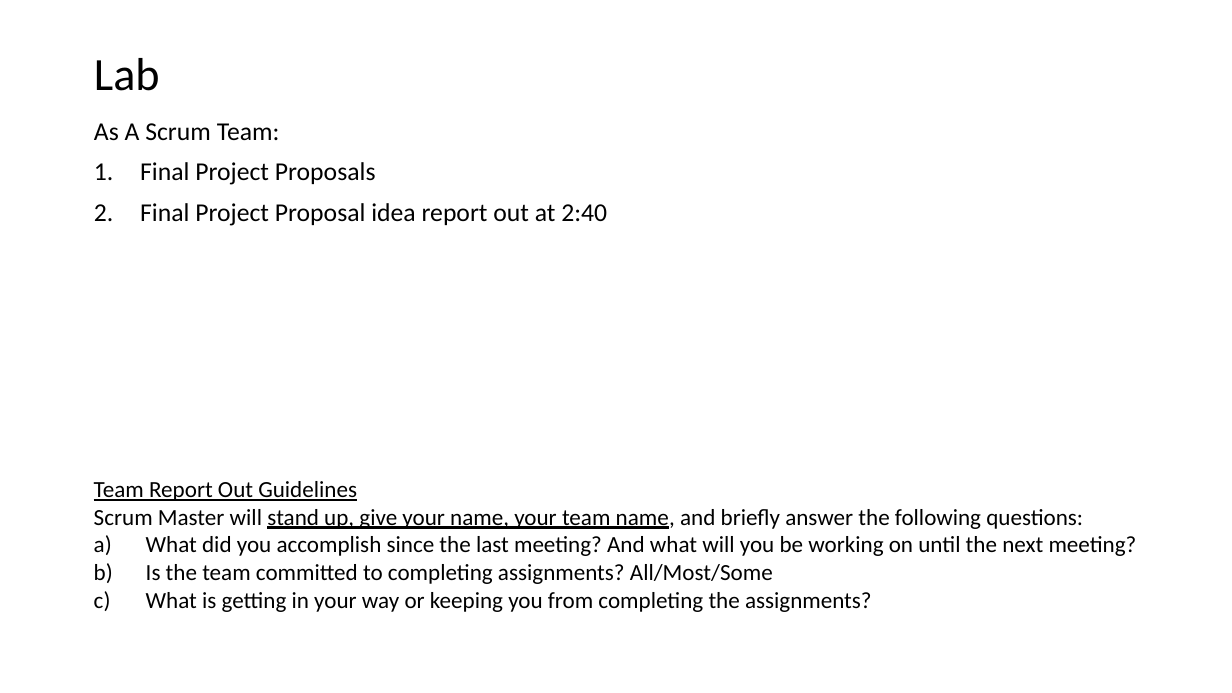
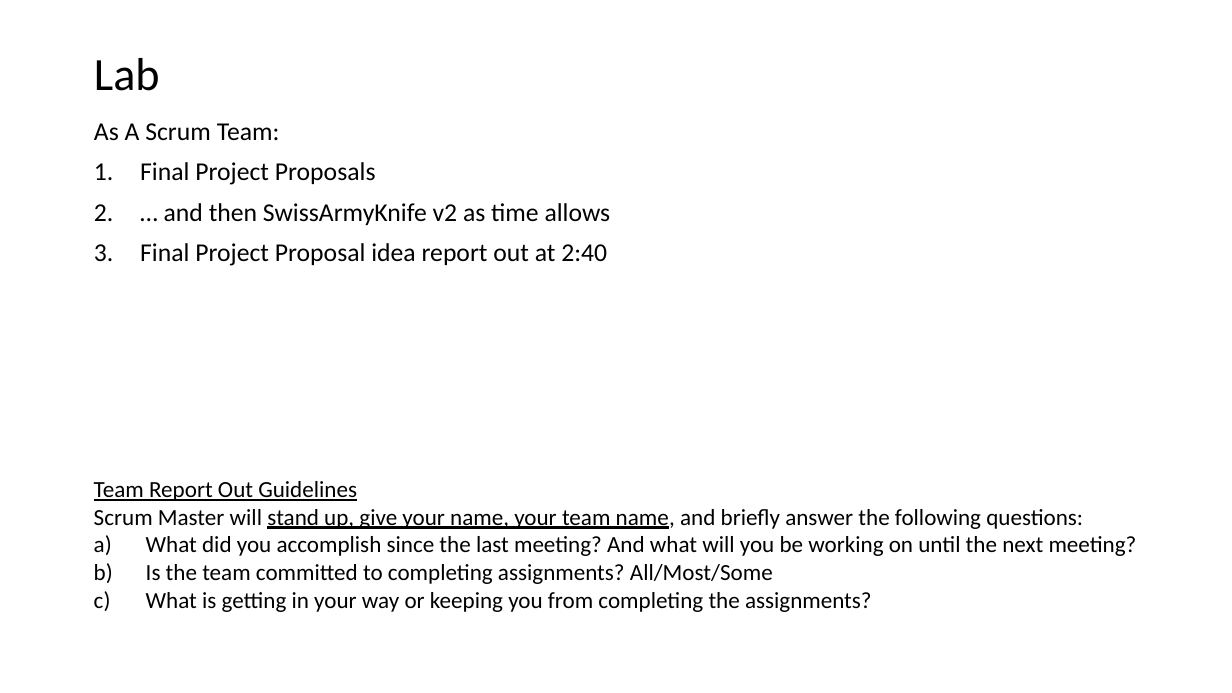
Before and after one commit to EricJPogue/CPSC-24500, a slide deck: slide 6 of lecture-slides/2019-11-06-oop.pptx. Drawn at 1232x693 pixels with LibreOffice and Linux fonts; fonts in the diff are those of the drawing. Boxes give left, top, right and bottom in pixels: in the first picture for what was removed or moved away, otherwise in the second. Text is boxed around its words. In the diff, an @@ line names an element or a change of style, - is before the commit and + after.

Commit message:
Update file.

```diff
--- a/lecture-slides/2019-11-06-oop.pptx
+++ b/lecture-slides/2019-11-06-oop.pptx
@@ text at (x1=164, y1=203, x2=611, y2=225): paragraph added @@
+2. … and then SwissArmyKnife v2 as time allows
```
